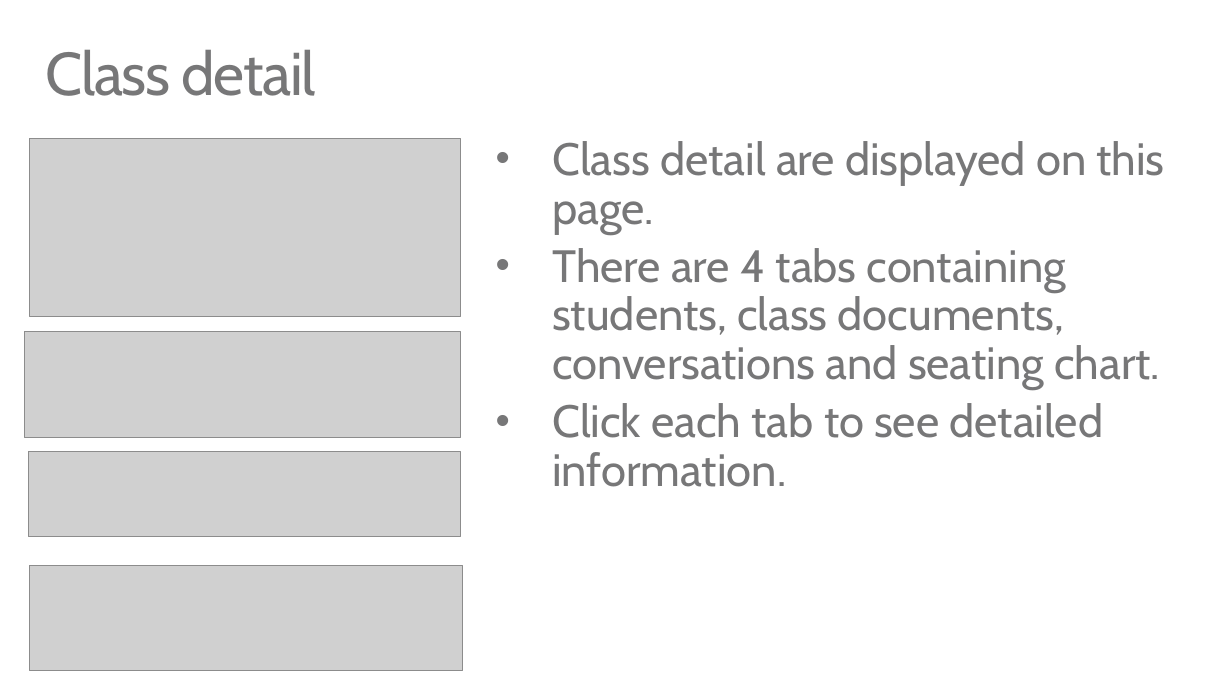
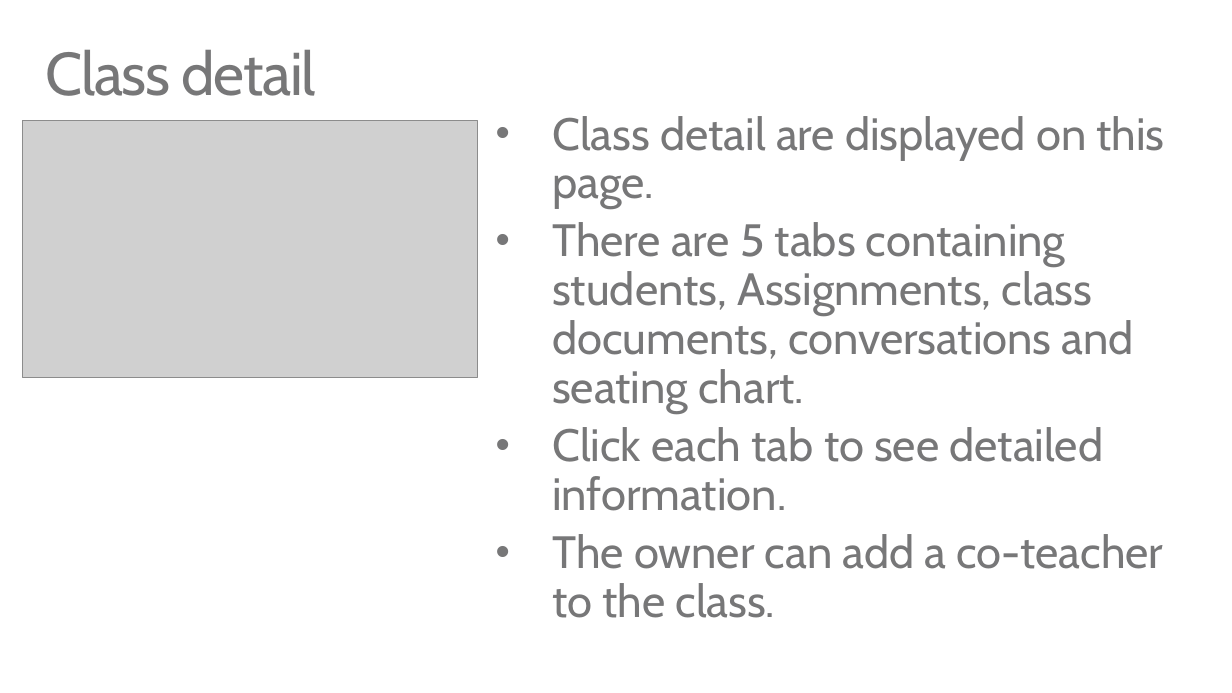
Before and after one commit to TylerLu/EDUGraphAPI-PHP, a slide deck: slide 39 of EDU GRAPH-API Demo Script.pptx. Drawn at 1232x693 pixels with LibreOffice and Linux fonts; fonts in the diff are those of the drawing; grey boxes stand for pictures. Boxes give left, top, right and bottom in pixels: in the first picture for what was removed or moved away, otherwise in the second. Text is boxed around its words. In the diff, an @@ line names an element or a change of style, - is before the commit and + after.

Commit message:
Update ppt.

```diff
--- a/EDU GRAPH-API Demo Script.pptx
+++ b/EDU GRAPH-API Demo Script.pptx
@@ picture: place and size @@
-picture at (30, 139, 460, 317)
+picture at (23, 120, 477, 378)
@@ text "Class detail are displayed on ...": place and size @@
-text "Class detail are displayed on ..." at (552, 141, 1165, 487)
+text "Class detail are displayed on ..." at (552, 222, 1164, 618)
@@ text at (552, 222, 1134, 414): text changed @@
-• There are 4 tabs containing students, class documents, conversations and seating chart.
+• There are 5 tabs containing students, Assignments, class documents, conversations and seating chart.
@@ picture removed at (24, 331, 460, 438) @@
@@ picture removed at (28, 451, 460, 536) @@
@@ text at (552, 534, 1164, 618): paragraph added @@
+• The owner can add a co-teacher to the class.
@@ picture removed at (30, 565, 463, 670) @@
```
Also in this commit, not shown: 5 other slides changed, 1 slide added, 2 slides removed.
